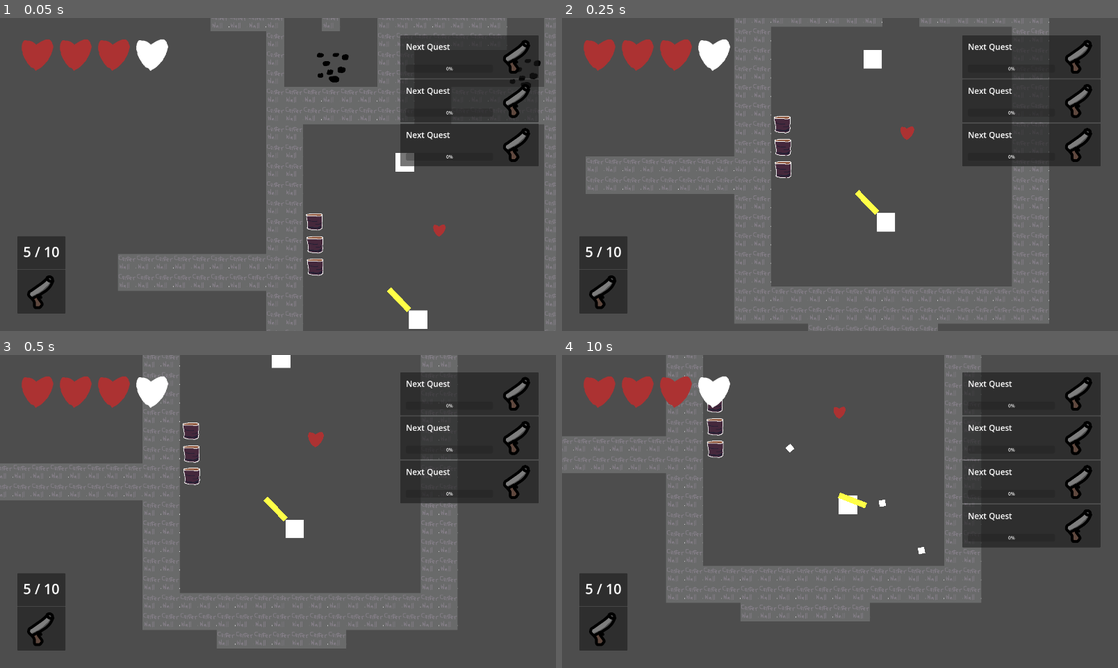
Above: before the commit, frames 1-4 (two rows, left to right).
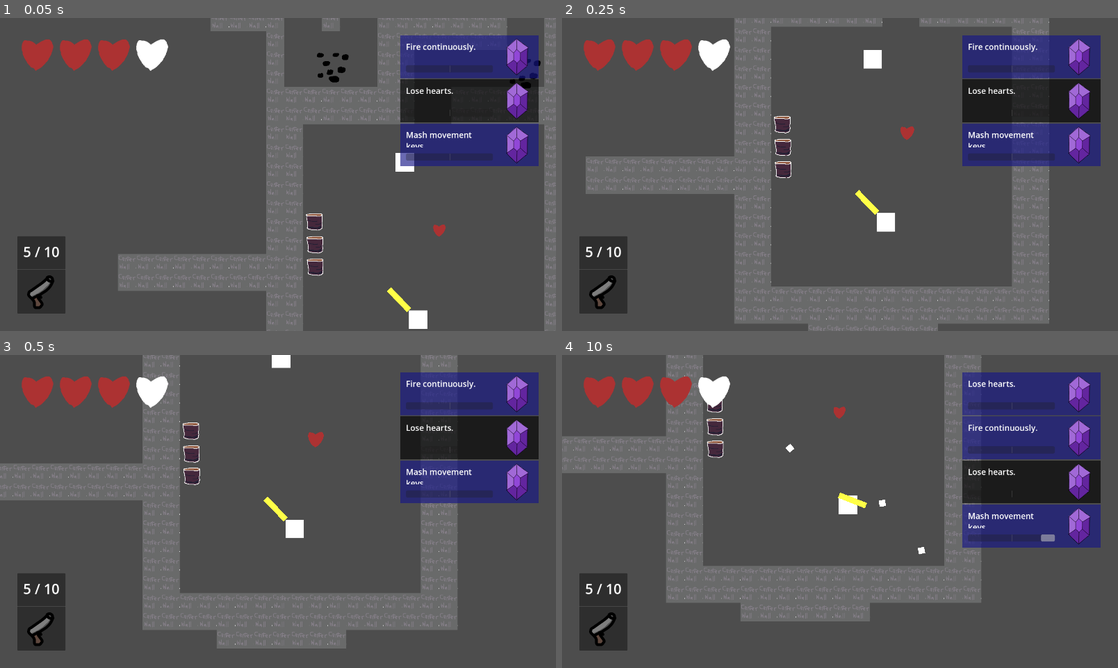
Above: after the commit, the same moments.

Repository: precup/LD51
Game: Godot game, scene res://root.tscn
Same seed, same stepped clock (60 frames per second), same inputs: the game is played once before the commit and once after it.
Inputs (mouse positions are in pixels of both pictures, inside the frame that each line leads up to):
- Up to frame 1 (0.05 s): no input
- Up to frame 2 (0.25 s): no input
- Up to frame 3 (0.5 s): no input
- Up to frame 4 (10 s): tap Enter at 0.5 s; move the mouse to (962, 495) at 0.52 s; hold D (right) 0.53-1.28 s; click (962, 495) at 0.6 s; move the mouse to (728, 527) at 1.27 s; hold S (down) 1.28-2.03 s; tap Mouse wheel up (change_gun) every 2.25 s from 1.35 to 8.1 s; click (728, 527) at 1.55 s; move the mouse to (895, 442) at 2.02 s; hold D (right) 2.03-2.78 s; click (895, 442) at 2.1 s; move the mouse to (812, 574) at 2.77 s; hold W (up) 2.78-3.53 s; click (812, 574) at 2.85 s; move the mouse to (1006, 558) at 3.52 s; hold A (left) 3.53-5.03 s; click (1006, 558) at 3.8 s; move the mouse to (673, 464) at 4.27 s; click (673, 464) at 4.35 s; move the mouse to (867, 511) at 5.02 s; hold S (down) 5.03-5.78 s; click (867, 511) at 5.1 s; move the mouse to (756, 433) at 5.77 s; hold D (right) 5.78-6.53 s; click (756, 433) at 6.05 s; move the mouse to (962, 495) at 6.52 s; hold W (up) 6.53-7.28 s; click (962, 495) at 6.6 s; move the mouse to (728, 527) at 7.27 s; hold D (right) 7.28-8.03 s; click (728, 527) at 7.35 s; move the mouse to (895, 442) at 8.02 s; hold S (down) 8.03-8.78 s; click (895, 442) at 8.3 s; move the mouse to (812, 574) at 8.77 s; hold A (left) 8.78-9.53 s; click (812, 574) at 8.85 s; move the mouse to (1006, 558) at 9.52 s; hold W (up) from 9.53 s (still down); click (1006, 558) at 9.6 s

The runs differ from the first frame. In frame 1, 7.3% of the frame differs, in the area x 72-97%, y 5-48%; in frame 2, 7.3%; in frame 3, 7.3%; in frame 4, 11%, in the area x 72-97%, y 5-62%.
Error before the commit: Invalid assignment of property or key 'color' with value of type 'Color' on a base object of type 'PanelContainer (Quest)'. (res://quest.gd:42)

Commit message:
quest UI improvements

Diff:
--- a/quest.gd
+++ b/quest.gd
@@ -4,8 +4,11 @@
 
 @onready var ui_description_text : RichTextLabel = $HSplit/VSplit/Margin1/Label
 @onready var ui_progress_bar : ProgressBar = $HSplit/VSplit/Margin2/ProgressBar
+@onready var ui_progress_text : RichTextLabel = $HSplit/VSplit/Margin2/ProgressBar/Progress
 @onready var ui_reward_type_icon : TextureRect = $HSplit/Margin/Center/RewardIcon
 @onready var ui_quest_complete_overlay : ColorRect = $CompletedQuestOverlay
+@onready var ui_background : ColorRect = $BackgroundStyle
+@onready var ui_quest_complete_overlay2 : TextureRect = $TextureRect
 const REWARD_ICON_RESOURCES: Dictionary = {
   QuestGlobals.RewardType.REWARD_GUN: "res://assets/gun_reward_icon.png",
   QuestGlobals.RewardType.REWARD_MOD: "res://assets/mod_reward_icon.png",
@@ -39,12 +42,13 @@
 func initialize(_reward, _quest_rarity, _description, _stat_being_tracked, _stat_count_required):
   reward = _reward
   quest_rarity = _quest_rarity
-  self.color = RARITY_COLORS[quest_rarity]
+  ui_background.color = RARITY_COLORS[quest_rarity]
   ui_description_text.text = _description
   ui_progress_bar.max_value = _stat_count_required
   stat_being_tracked = _stat_being_tracked
   stat_count_required = _stat_count_required
   ui_reward_type_icon.texture = load(REWARD_ICON_RESOURCES[reward.reward_type])
+  _update_progress()
 
 
 func _process(delta):
@@ -58,14 +62,18 @@
         sub_second_timer -= 1
         _increment_current_count(1)
 
+func _update_progress():
+  ui_progress_text.text = str(stat_count_current, " of ", stat_count_required)
 
 func _increment_current_count(amount):
   stat_count_current += amount
+  _update_progress()
   ui_progress_bar.value = stat_count_current
 
   if stat_count_current >= stat_count_required:
     is_completed = true
     ui_quest_complete_overlay.visible = true
+    ui_quest_complete_overlay2.visible = true
     reward.execute.call()
 
 
@@ -80,6 +88,7 @@
     stat_count_current = 0
     ui_progress_bar.value = stat_count_current
     initial_delay_counter = 0.0 # probably dont need this here, but whatever
+    _update_progress()
 
 
 # For stats that involve duration
@@ -102,3 +111,4 @@
     stat_count_current = 0  # reset progress on stop duration
     ui_progress_bar.value = stat_count_current
     initial_delay_counter = 0.0
+    _update_progress()
--- a/quest.tscn
+++ b/quest.tscn
@@ -1,7 +1,11 @@
-[gd_scene load_steps=3 format=3 uid="uid://dn0o886degb1x"]
+[gd_scene load_steps=5 format=3 uid="uid://dn0o886degb1x"]
 
 [ext_resource type="Script" path="res://quest.gd" id="1_iu6j4"]
 [ext_resource type="Texture2D" uid="uid://cirddxfne7swp" path="res://assets/gun_reward_icon.png" id="2_urxvi"]
+[ext_resource type="Texture2D" uid="uid://c17cgdlnxml1t" path="res://assets/completed_quest_icon.png" id="3_gq4dl"]
+
+[sub_resource type="StyleBoxFlat" id="StyleBoxFlat_wlco5"]
+bg_color = Color(0.6, 0.6, 0.6, 0)
 
 [node name="Quest" type="PanelContainer"]
 anchors_preset = 15
@@ -9,7 +13,13 @@
 anchor_bottom = 1.0
 grow_horizontal = 2
 grow_vertical = 2
+theme_override_styles/panel = SubResource("StyleBoxFlat_wlco5")
 script = ExtResource("1_iu6j4")
+
+[node name="BackgroundStyle" type="ColorRect" parent="."]
+offset_right = 1920.0
+offset_bottom = 1080.0
+color = Color(0, 0, 0, 0.643137)
 
 [node name="HSplit" type="HSplitContainer" parent="."]
 layout_direction = 3
@@ -47,7 +57,7 @@
 
 [node name="Margin1" type="MarginContainer" parent="HSplit/VSplit"]
 offset_right = 1782.0
-offset_bottom = 1033.0
+offset_bottom = 1035.0
 size_flags_vertical = 3
 theme_override_constants/margin_left = 20
 theme_override_constants/margin_top = 20
@@ -59,7 +69,7 @@
 offset_left = 20.0
 offset_top = 20.0
 offset_right = 1762.0
-offset_bottom = 1013.0
+offset_bottom = 1015.0
 size_flags_vertical = 3
 theme_override_colors/default_color = Color(1, 1, 1, 1)
 theme_override_font_sizes/normal_font_size = 28
@@ -68,7 +78,7 @@
 scroll_active = false
 
 [node name="Margin2" type="MarginContainer" parent="HSplit/VSplit"]
-offset_top = 1033.0
+offset_top = 1035.0
 offset_right = 1782.0
 offset_bottom = 1080.0
 theme_override_constants/margin_left = 20
@@ -76,10 +86,36 @@
 theme_override_constants/margin_bottom = 20
 
 [node name="ProgressBar" type="ProgressBar" parent="HSplit/VSplit/Margin2"]
+custom_minimum_size = Vector2i(0, 25)
 anchors_preset = -1
 offset_left = 20.0
 offset_right = 1762.0
-offset_bottom = 27.0
+offset_bottom = 25.0
 grow_horizontal = 2
 grow_vertical = 0
 step = 1.0
+show_percentage = false
+
+[node name="Progress" type="RichTextLabel" parent="HSplit/VSplit/Margin2/ProgressBar"]
+anchors_preset = 13
+anchor_left = 0.5
+anchor_right = 0.5
+anchor_bottom = 1.0
+grow_horizontal = 2
+grow_vertical = 2
+text = "_ of _"
+
+[node name="CompletedQuestOverlay" type="ColorRect" parent="."]
+visible = false
+offset_right = 1920.0
+offset_bottom = 1080.0
+color = Color(0, 0, 0, 0.643137)
+
+[node name="TextureRect" type="TextureRect" parent="."]
+visible = false
+offset_right = 1920.0
+offset_bottom = 1080.0
+grow_horizontal = 2
+grow_vertical = 2
+texture = ExtResource("3_gq4dl")
+stretch_mode = 5
--- a/quest_manager.gd
+++ b/quest_manager.gd
@@ -13,7 +13,7 @@
 
 # Affects rarity of incoming quests
 var quest_rarity_weights : Dictionary = {
-  QuestGlobals.Rarity.RARITY_COMMON: 50,
+  QuestGlobals.Rarity.RARITY_COMMON: 50, # was 50
   QuestGlobals.Rarity.RARITY_RARE: 25,
   QuestGlobals.Rarity.RARITY_LEGENDARY: 5,
 }
@@ -22,7 +22,7 @@
 var quest_reward_type_weights : Dictionary = {
   QuestGlobals.RewardType.REWARD_GUN: 20,
   QuestGlobals.RewardType.REWARD_MOD: 40,
-  QuestGlobals.RewardType.REWARD_OTHER: 0, # temporarily 0, was 30
+  QuestGlobals.RewardType.REWARD_OTHER: 0,
 }
 const quest_scn = preload("res://quest.tscn")
 @onready var quest_container = $"/root/root/ui/top_right/quest_container"
